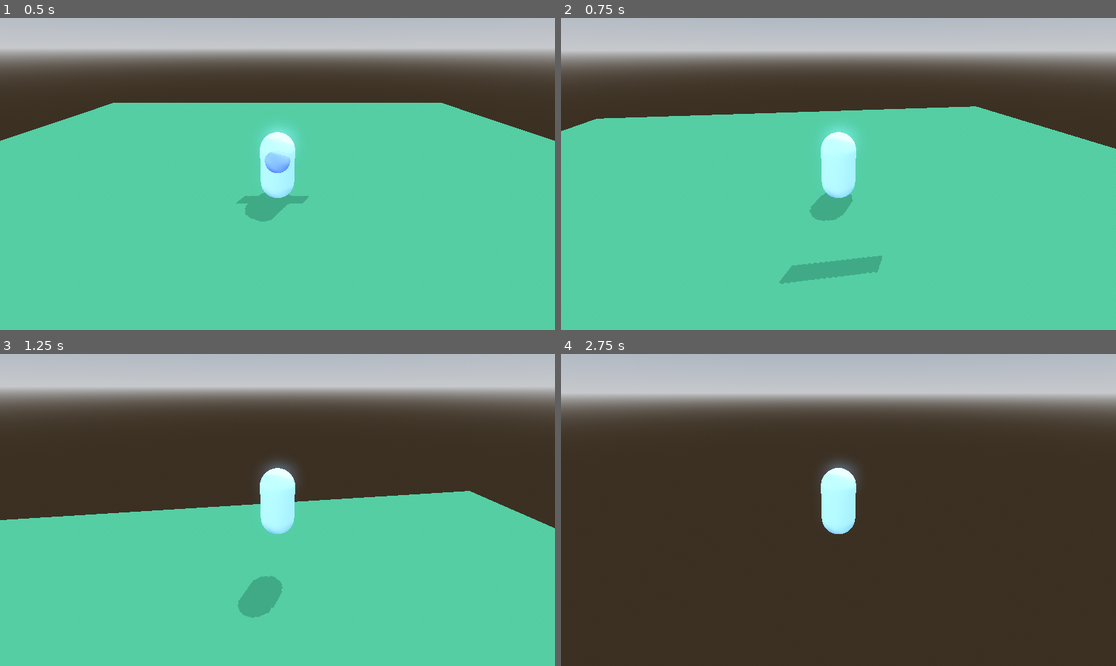
Above: before the commit, frames 1-4 (two rows, left to right).
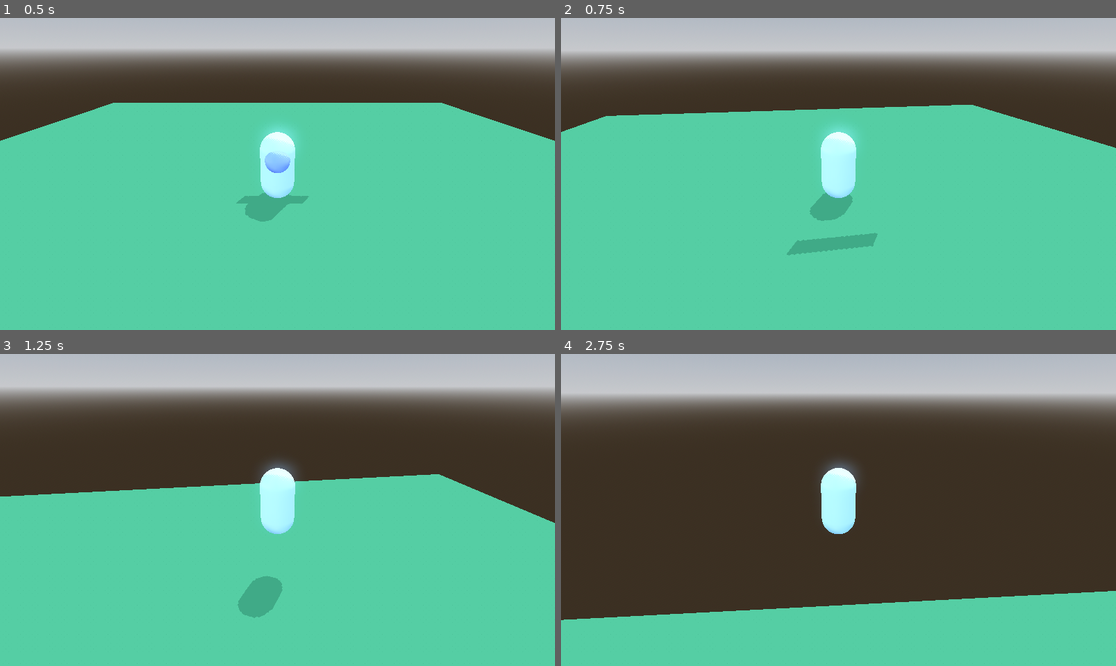
Above: after the commit, the same moments.

Repository: kyle-hessel/godot-narrative-prototype
Game: Godot game, scene res://scenes/main.tscn
The game is run twice, just before and just after one commit, with the same random seed, the same clock (stepped at 60 frames per second) and the same inputs.
Inputs (mouse positions are in pixels of both pictures, inside the frame that each line leads up to):
- Up to frame 1 (0.5 s): no input
- Up to frame 2 (0.75 s): tap Enter at 0.5 s; move the mouse to (866, 174) at 0.52 s; hold W (forward) from 0.53 s (still down); tap Shift (sprint) at 0.6 s
- Up to frame 3 (1.25 s): keep holding W (forward); tap Space (jump) at 0.77 s
- Up to frame 4 (2.75 s): keep holding W (forward); move the mouse to (810, 510) at 1.27 s; tap 1 (combat_action1) at 1.35 s; tap Space (jump) at 1.52 s; tap Shift (sprint) at 1.55, 2.3 s; move the mouse to (849, 503) at 2.02 s; hold 2 (combat_action2) from 2.03 s (still down)

Frame 1 is identical in both runs. In frame 2, 2.1% of the frame differs, in the area x 0-100%, y 27-86%; in frame 3, 5.4%; in frame 4, 19%, in the area x 0-100%, y 44-100%.

Commit message:
Created the initial concept of a Calendar resource that holds Year resources in an array, in turn holding Month resources, which themselves hold Day resources, which finally hold events (not yet a resource - unsure), the last of which is in a dictionary for now for flexibility. The calendar itself will be a singleton that is always loaded, more likely than not, although I may consider loading year/month/day data in and out dynamically if there is enough overhead from this sytem to warrant doing so.

Diff:
--- a/scripts/player.gd
+++ b/scripts/player.gd
@@ -5,7 +5,7 @@
 
 var player_speed_current: float = 0.0
 @export var player_speed_walk_max: float = 6.0
-@export var player_speed_sprint_max: float = player_speed_walk_max * 3.0
+@export var player_speed_sprint_max: float = player_speed_walk_max * 2.0
 @export var player_jump_speed_modifier: float = 0.8
 @export var player_walk_accel_rate: float = 4.0
 @export var player_sprint_accel_rate: float = 9.0
--- /dev/null
+++ b/scripts/resources/calendar.gd
@@ -0,0 +1,6 @@
+extends Resource
+
+class_name Calendar
+
+@export var title: String = "Calendar"
+@export var years: Array[Year] = []
--- /dev/null
+++ b/scripts/resources/day.gd
@@ -0,0 +1,7 @@
+extends Resource
+
+class_name Day
+
+@export var week_day: String = "Sunday"
+@export var holiday: bool = false
+@export var events = {}
--- /dev/null
+++ b/scripts/resources/month.gd
@@ -0,0 +1,6 @@
+extends Resource
+
+class_name Month
+
+@export var length: int = 30
+@export var months: Array[Month] = []
--- /dev/null
+++ b/scripts/resources/year.gd
@@ -0,0 +1,6 @@
+extends Resource
+
+class_name Year
+
+@export var number: int = 2025
+@export var months: Array[Month] = []
